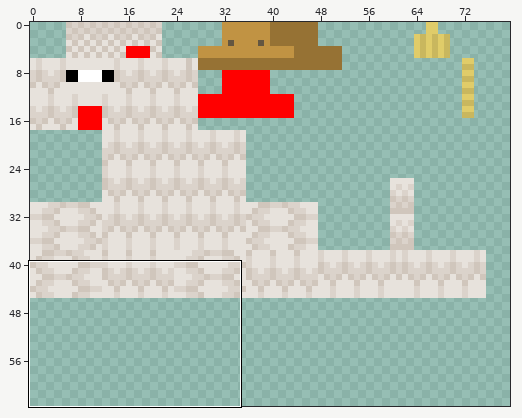
Two states of a sprite sheet, assets/minecraft/optifine/mob/chicken7.png. Above: a wide view before the commit, with the close-up outlined.
Close-up. Before the commit:
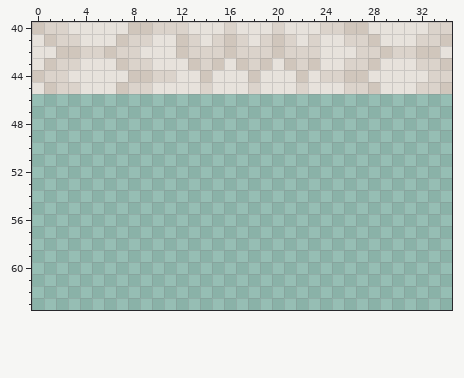
The file is 128x64 pixels. Shown: x 0..34, y 40..63. The wide view leaves out empty margins.
Now the later version:
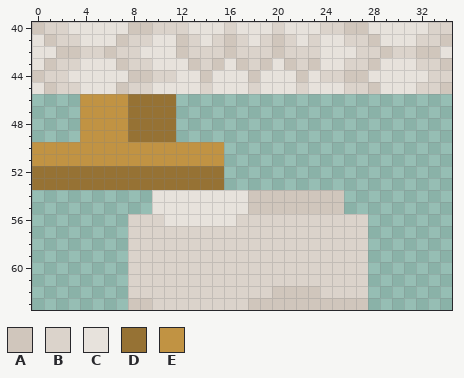
Palette (. is transparent): A #d0c6bc  B #dbd3cb  C #e7e2dc  D #967234  E #c19343
Changes in this commit:
Colour A now appears in rows 54 to 55 at x 18 to 25; in row 62 at x 20 to 23; in row 63 at x 8 to 9 and 18 to 27.
Colour B now appears in row 56 at x 8 to 10 and 17 to 27; in rows 57 to 61 at x 8 to 27; in row 62 at x 8 to 19 and 24 to 27; in row 63 at x 10 to 17.
Colour C now appears in rows 54 to 55 at x 10 to 17; in row 56 at x 11 to 16.
Colour D now appears in rows 46 to 49 at x 8 to 11; in rows 52 to 53 at x 0 to 15.
Colour E now appears in rows 46 to 49 at x 4 to 7; in rows 50 to 51 at x 0 to 15.
Pixel boxes of the changes (left, top, right, bottom) in both close-ups:
added: (32, 94, 368, 310)
